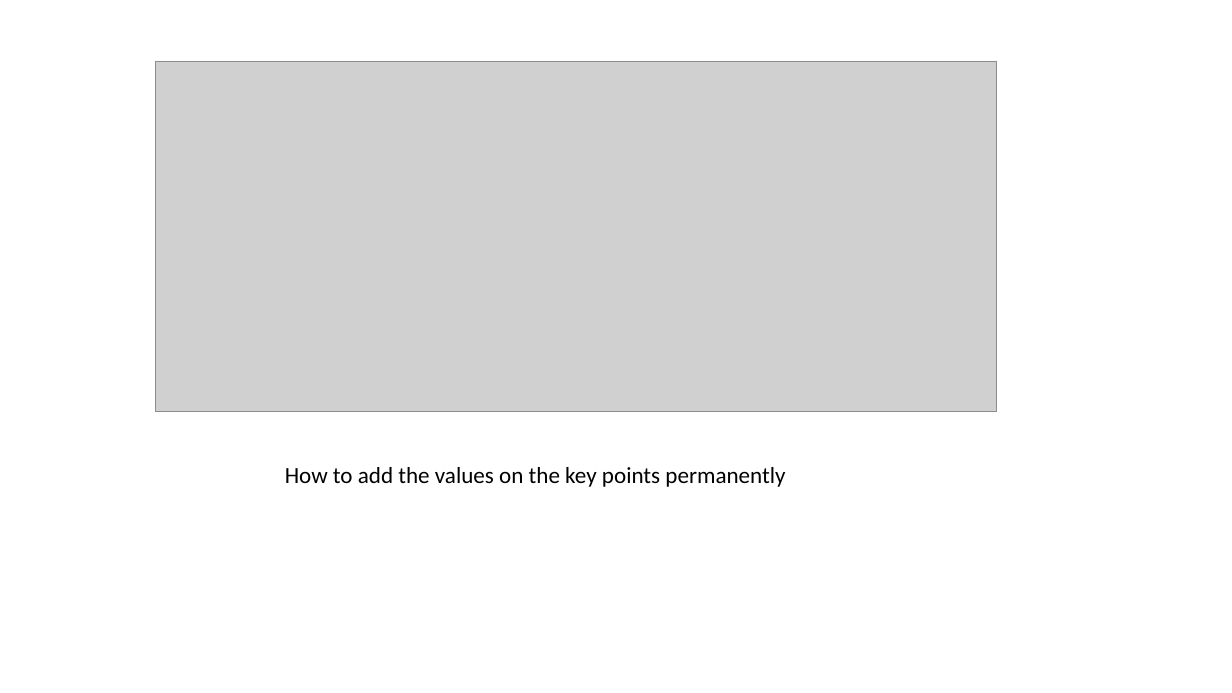
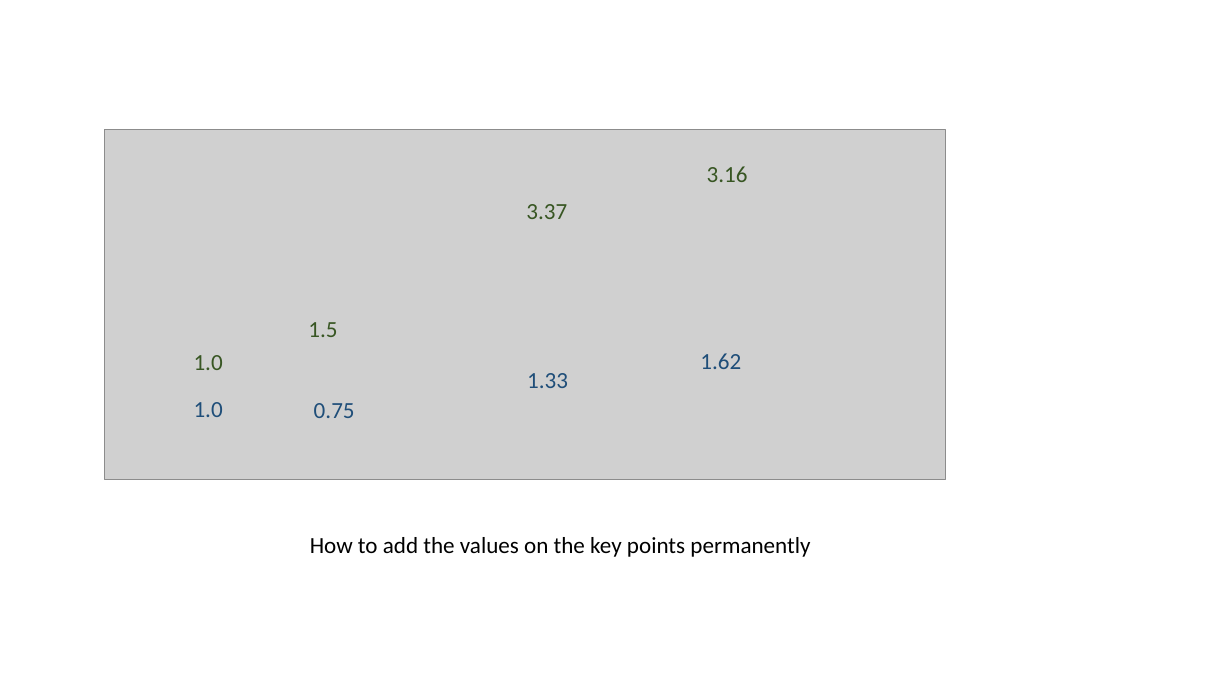
Before and after one commit to paocarvajal1912/vixx-token-dapp, a slide deck: slide 14 of Adaboost_ML_Model.pptx (slide 11 before the commit). Drawn at 1232x693 pixels with LibreOffice and Linux fonts; fonts in the diff are those of the drawing; grey boxes stand for pictures. Boxes give left, top, right and bottom in pixels: in the first picture for what was removed or moved away, otherwise in the second. Text is boxed around its words. In the diff, an @@ line names an element or a change of style, - is before the commit and + after.

```diff
--- a/Adaboost_ML_Model.pptx
+++ b/Adaboost_ML_Model.pptx
@@ picture: place and size @@
-picture at [156, 62, 997, 412]
+picture at [104, 129, 945, 480]
@@ group added at [194, 166, 748, 418]: 8 texts @@
+1.5
+3.37
+3.16
+1.0
+1.0
+0.75
+1.33
+1.62
@@ text "How to add the values ...": place and size @@
-text "How to add the values ..." at [285, 467, 785, 487]
+text "How to add the values ..." at [310, 537, 810, 557]
```
Also in this commit, not shown: 2 other slides changed, 4 slides added, 1 slide removed, 6 other files.
